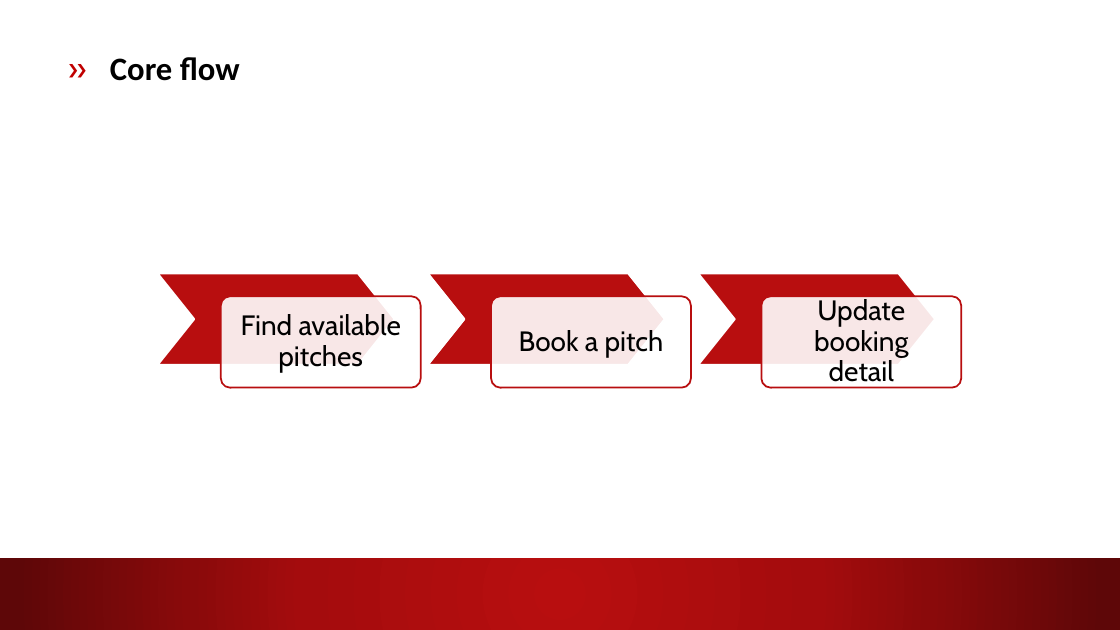
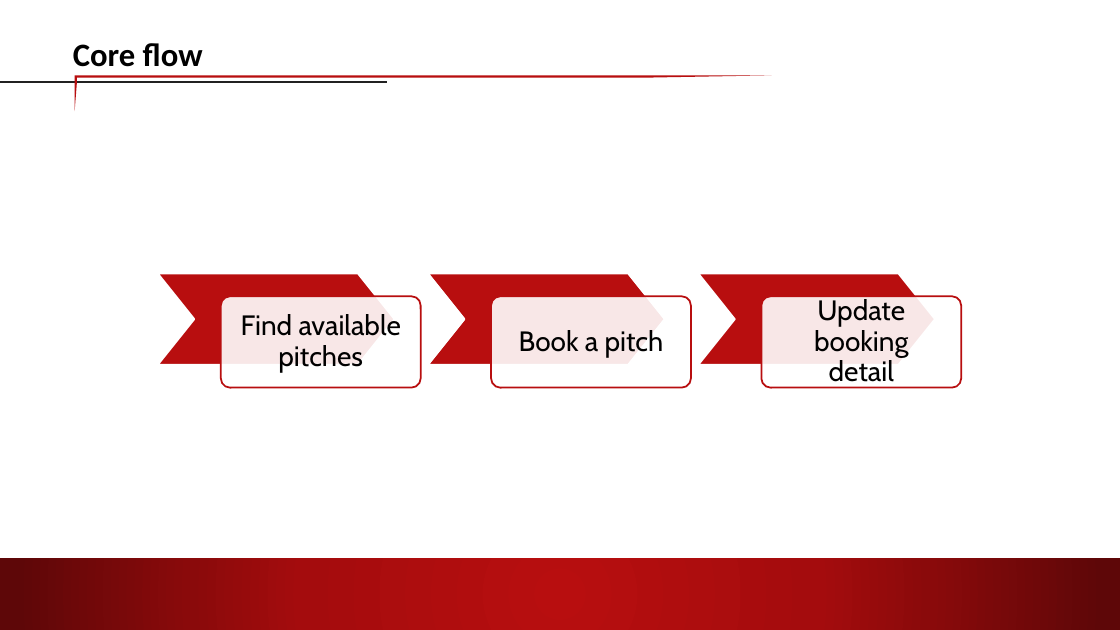
Before and after one commit to lighting92/football-pitches-booking, a slide deck: slide 10 of Material/ThinhND/FPB_CP_Presentation.pptx. Drawn at 1120x630 pixels with LibreOffice and Linux fonts; fonts in the diff are those of the drawing; background and template pictures are left out. Boxes give left, top, right and bottom in pixels: in the first picture for what was removed or moved away, otherwise in the second. Text is boxed around its words. In the diff, an @@ line names an element or a change of style, - is before the commit and + after.

```diff
--- a/Material/ThinhND/FPB_CP_Presentation.pptx
+++ b/Material/ThinhND/FPB_CP_Presentation.pptx
@@ text at box(73, 43, 203, 67): text changed @@
-» Core flow
+Core flow
@@ line added from (0, 82) to (386, 82), #212121 2.25 pt @@
@@ freeform shape added at box(75, 76, 772, 112), fill #B80E0F @@
```
Also in this commit, not shown: 5 other slides changed, 1 slide added, 1 slide removed.
